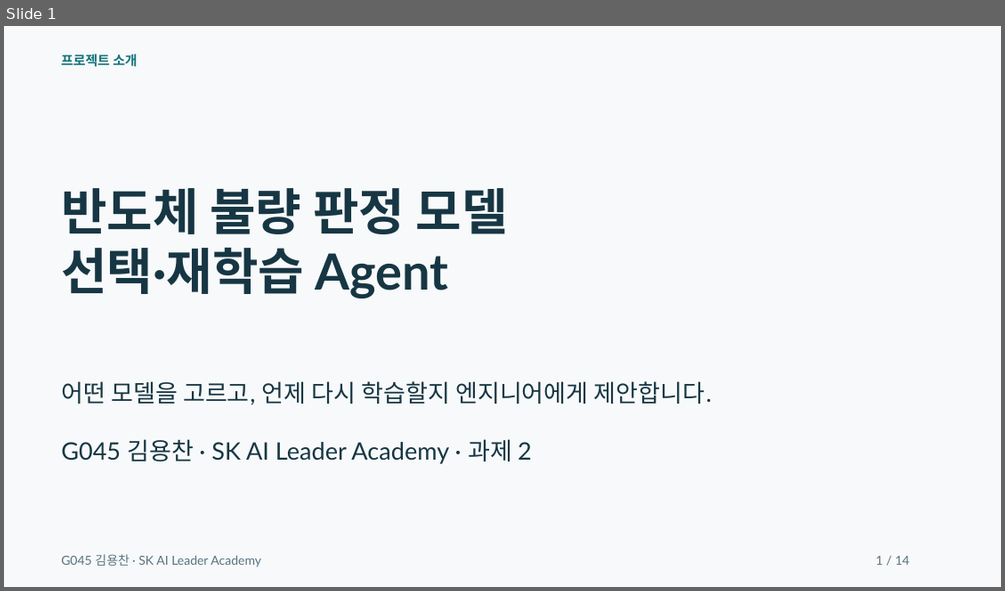
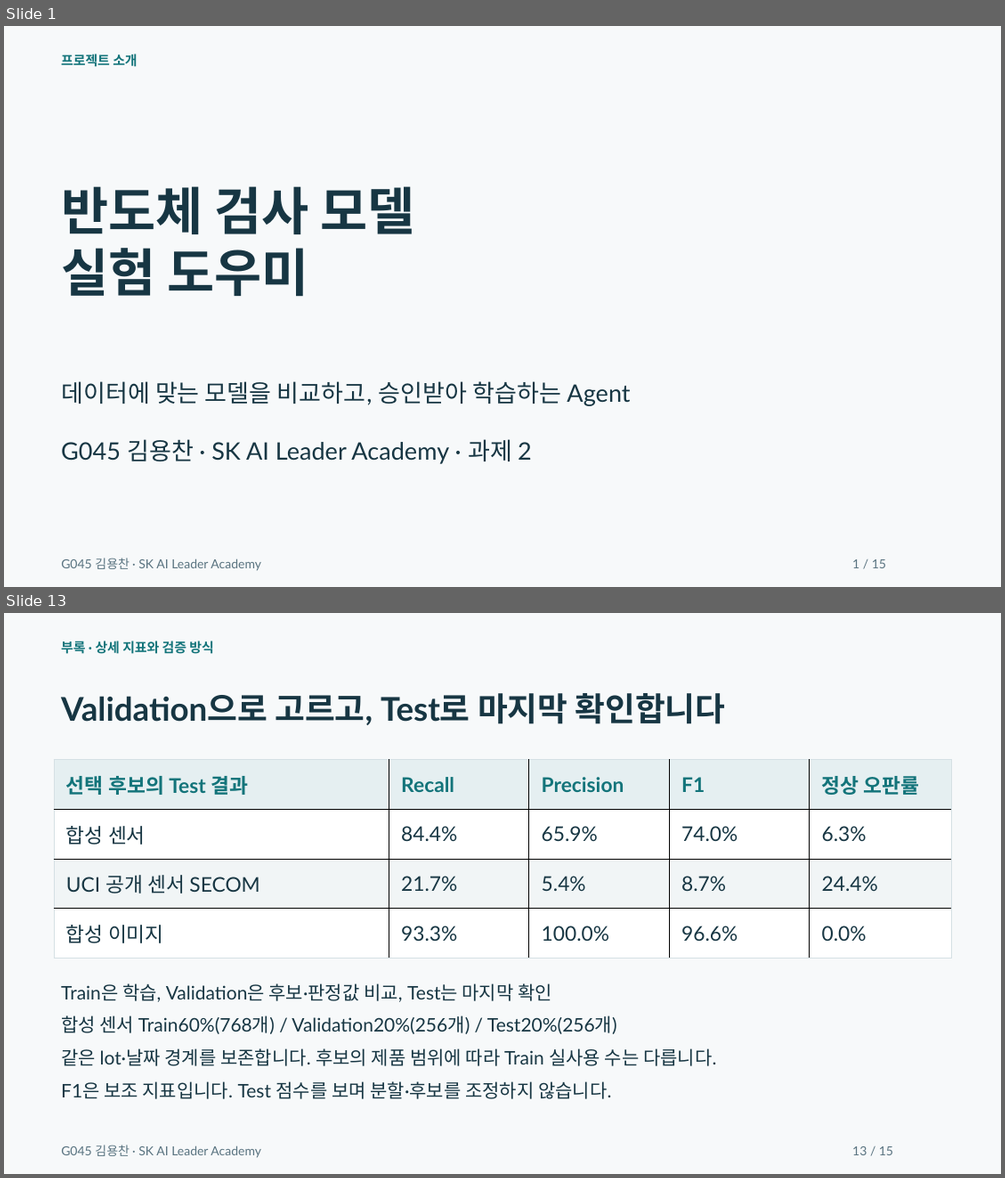
Before and after one commit to dragonchan95/Semiconductor-AI-Agent, a slide deck: docs/G045_Semiconductor_Agent.pptx. Shown one above the other, each under a label of ours: slide 1 before the commit, slides 1 and 13 after it; the slides between them are not shown. The pictures are 1005x591 and 1005x1178 pixels, drawn with LibreOffice and Linux fonts; fonts in the diff are those of the drawing. Boxes give left, top, right and bottom in pixels: in the first picture for what was removed or moved away, otherwise in the second. Text is boxed around its words. In the diff, an @@ line names an element or a change of style, - is before the commit and + after.

Commit message:
Use 60-20-20 evaluation and show the complete agent workflow

```diff
--- a/docs/G045_Semiconductor_Agent.pptx
+++ b/docs/G045_Semiconductor_Agent.pptx
@@ slide 13 added at (4,613,1001,1174), background #F7F9FA @@
@@ text added at (61,641,213,654), 12.8 pt, text #13747A, bold @@
+부록 · 상세 지표와 검증 방식
@@ text added at (61,693,726,725), 31.5 pt, text #173643, bold @@
+Validation으로 고르고, Test로 마지막 확인합니다
@@ table added at (54,760,953,958), 4 rows, 5 columns @@
+선택 후보의 Test 결과 | Recall | Precision | F1 | 정상 오판률
+합성 센서 | 84.4% | 65.9% | 74.0% | 6.3%
+UCI 공개 센서 SECOM | 21.7% | 5.4% | 8.7% | 24.4%
+합성 이미지 | 93.3% | 100.0% | 96.6% | 0.0%
@@ text added at (61,983,552,1002), 18 pt, text #173643 @@
+Train은 학습, Validation은 후보·판정값 비교, Test는 마지막 확인
@@ text added at (61,1015,617,1034), 18 pt, text #173643 @@
+합성 센서 Train60%(768개) / Validation20%(256개) / Test20%(256개)
@@ text added at (61,1048,716,1066), 18 pt, text #173643 @@
+같은 lot·날짜 경계를 보존합니다. 후보의 제품 범위에 따라 Train 실사용 수는 다릅니다.
@@ text added at (61,1081,611,1099), 18 pt, text #173643 @@
+F1은 보조 지표입니다. Test 점수를 보며 분할·후보를 조정하지 않습니다.
@@ text added at (61,1144,261,1158), 12 pt, text #597380 @@
+G045 김용찬 · SK AI Leader Academy
@@ text added at (852,1146,893,1155), 12 pt, text #597380 @@
+13 / 15
@@ slide 1 changed as well @@
@@ text at (61,186,415,297): text changed; size 48 to 49.5 pt @@
-반도체 불량 판정 모델
-선택·재학습 Agent
+반도체 검사 모델
+실험 도우미
@@ text at (61,381,630,406): text changed @@
-어떤 모델을 고르고, 언제 다시 학습할지 엔지니어에게 제안합니다.
+데이터에 맞는 모델을 비교하고, 승인받아 학습하는 Agent
@@ text "G045 김용찬 · SK AI ...": place and size @@
-text "G045 김용찬 · SK AI ..." at (61,554,261,567)
+text "G045 김용찬 · SK AI ..." at (61,557,261,571)
@@ text at (852,559,886,568): text changed @@
-1 / 14
+1 / 15
```
Also in this commit, not shown: 4 other slides changed, 9 other slides added, 9 slides removed, 30 other files.
